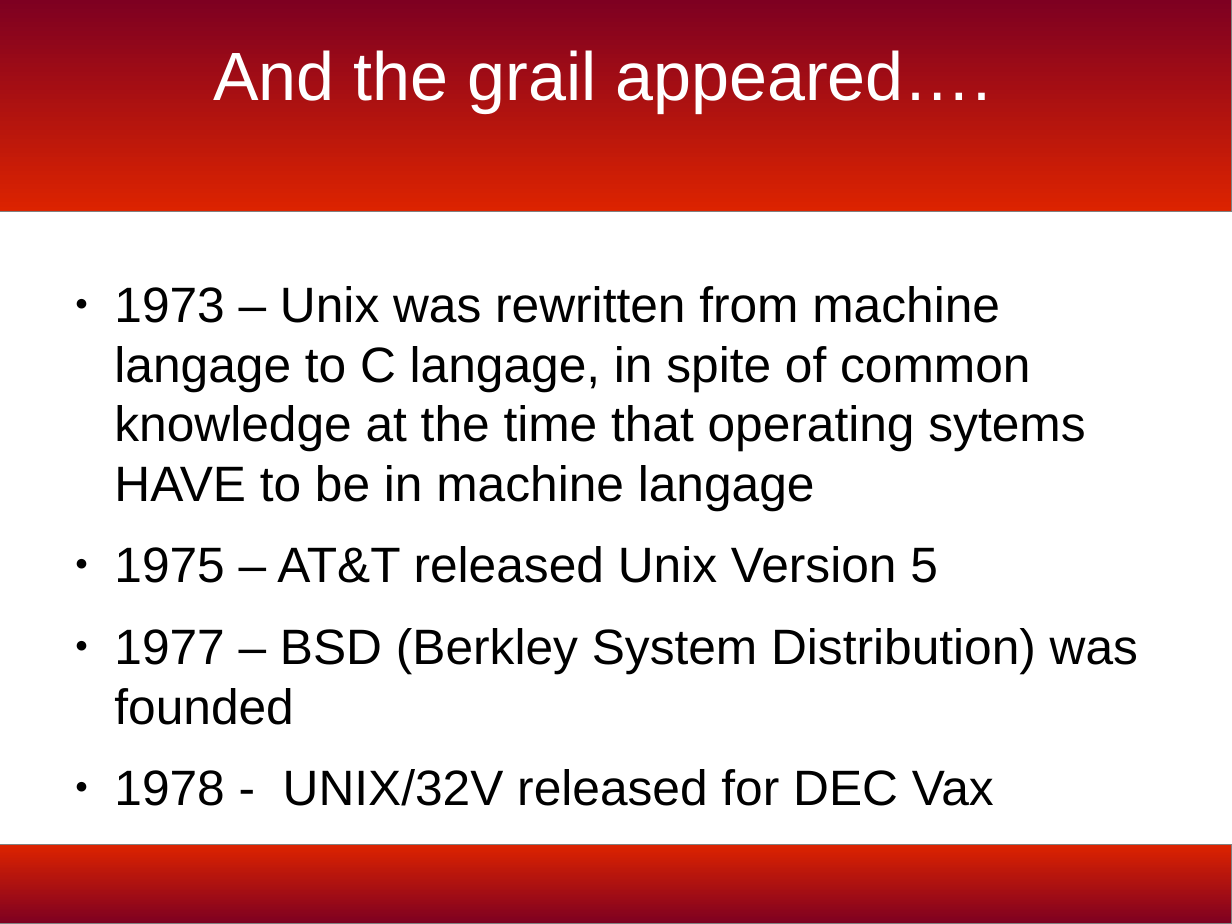
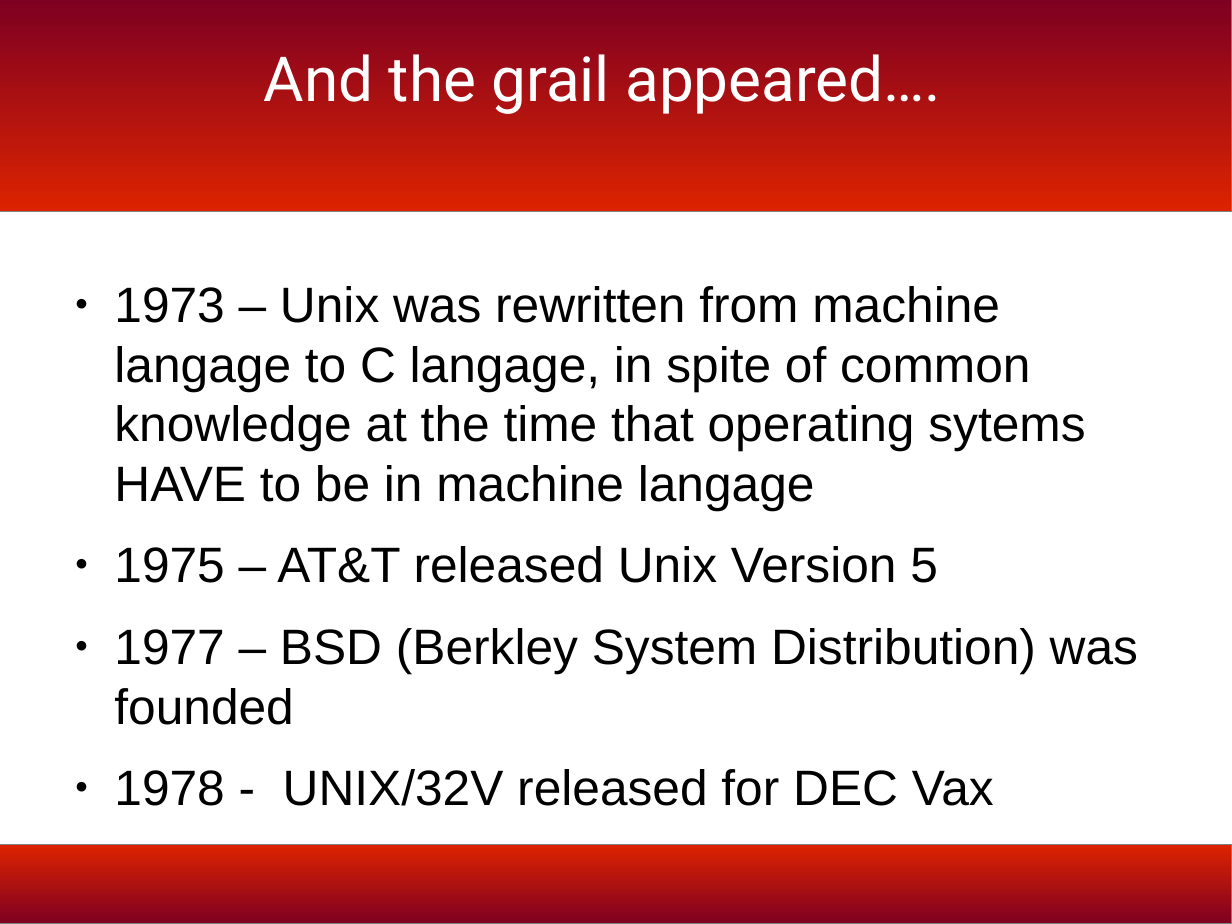
Before and after one commit to bmac2/BSD-Meetup-Files, a slide deck: slide 5 of bsd-history-slides.odp (slide 4 before the commit). Drawn at 1232x924 pixels with LibreOffice and Linux fonts; fonts in the diff are those of the drawing; background and template pictures are left out. Boxes give left, top, right and bottom in pixels: in the first picture for what was removed or moved away, otherwise in the second. Text is boxed around its words. In the diff, an @@ line names an element or a change of style, - is before the commit and + after.

```diff
--- a/bsd-history-slides.odp
+++ b/bsd-history-slides.odp
@@ title "And the grail appeared….": place and size @@
-title "And the grail appeared…." at <box>213,50,991,113</box>
+title "And the grail appeared…." at <box>264,54,941,114</box>
@@ title "And the grail appeared…." at <box>264,54,941,114</box>: size 44 to 40 pt, font Arial to Roboto @@
```
Also in this commit, not shown: 29 other slides changed, 1 slide added, 1 other file.
